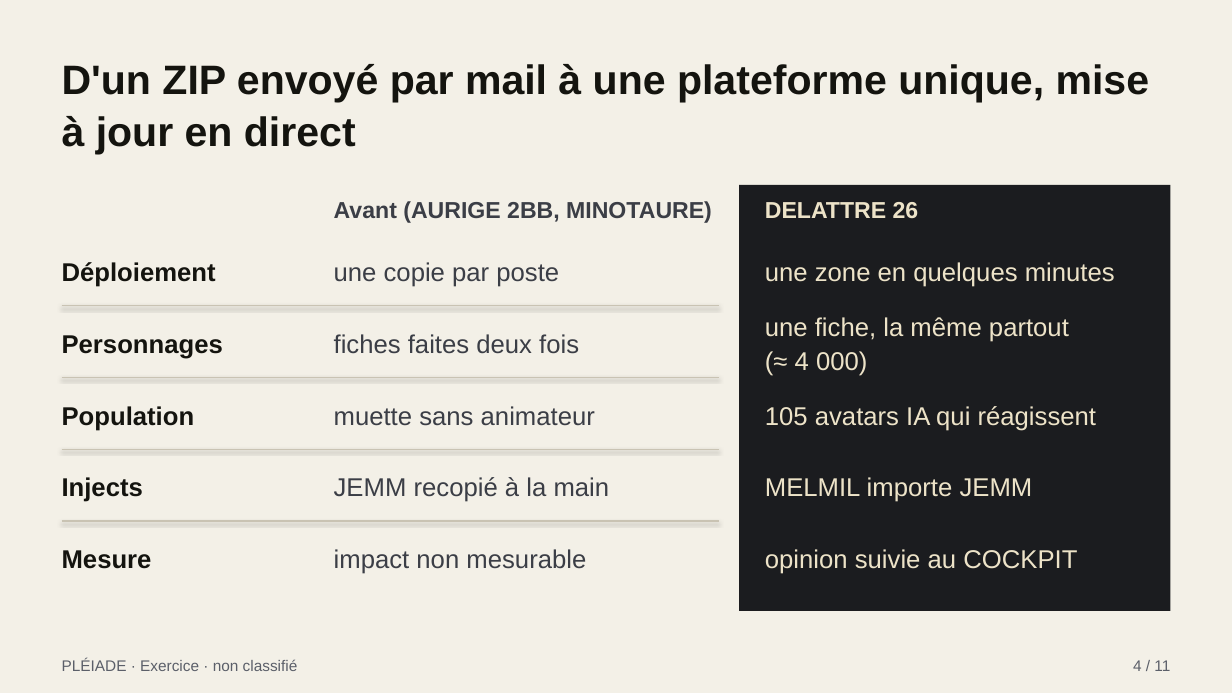
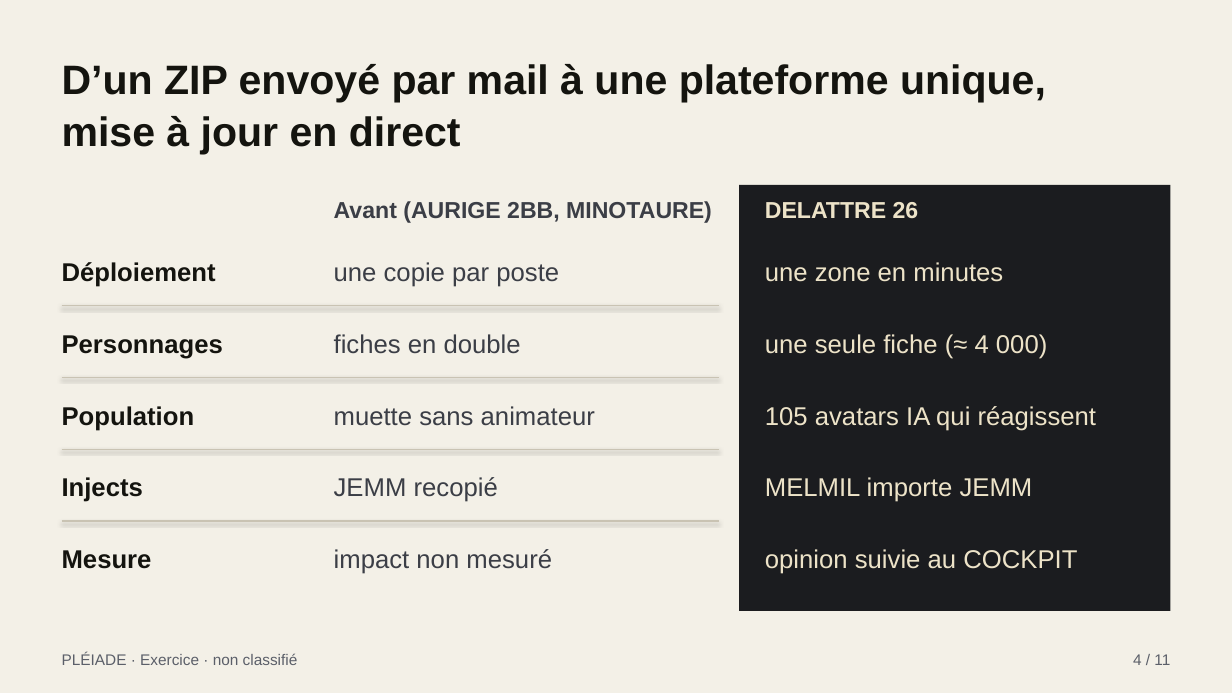
Before and after one commit to ViktorGlarak/MINERVE, a slide deck: slide 4 of PLEIADE/PRESENTATION/PLEIADE_presentation_v2.pptx. Drawn at 1232x693 pixels with LibreOffice and Linux fonts; fonts in the diff are those of the drawing. Boxes give left, top, right and bottom in pixels: in the first picture for what was removed or moved away, otherwise in the second. Text is boxed around its words. In the diff, an @@ line names an element or a change of style, - is before the commit and + after.

```diff
--- a/PLEIADE/PRESENTATION/PLEIADE_presentation_v2.pptx
+++ b/PLEIADE/PRESENTATION/PLEIADE_presentation_v2.pptx
@@ text at box(62, 64, 1046, 154): text changed @@
-D'un ZIP envoyé par mail à une plateforme unique, mise à jour en direct
+D’un ZIP envoyé par mail à une plateforme unique,
+mise à jour en direct
@@ text at box(765, 262, 1003, 282): text changed @@
-une zone en quelques minutes
+une zone en minutes
@@ text at box(334, 334, 521, 354): text changed @@
-fiches faites deux fois
+fiches en double
@@ text at box(765, 334, 1047, 359): text changed @@
-une fiche, la même partout (≈ 4 000)
+une seule fiche (≈ 4 000)
@@ text at box(334, 477, 498, 502): text changed @@
-JEMM recopié à la main
+JEMM recopié
@@ text at box(334, 549, 552, 574): text changed @@
-impact non mesurable
+impact non mesuré
@@ text "PLÉIADE · Exercice · non ...": place and size @@
-text "PLÉIADE · Exercice · non ..." at box(62, 659, 298, 671)
+text "PLÉIADE · Exercice · non ..." at box(62, 652, 298, 665)
@@ text "4 / 11": place and size @@
-text "4 / 11" at box(1133, 660, 1170, 671)
+text "4 / 11" at box(1133, 654, 1170, 665)
```
Also in this commit, not shown: 10 other slides changed, 4 other files.
